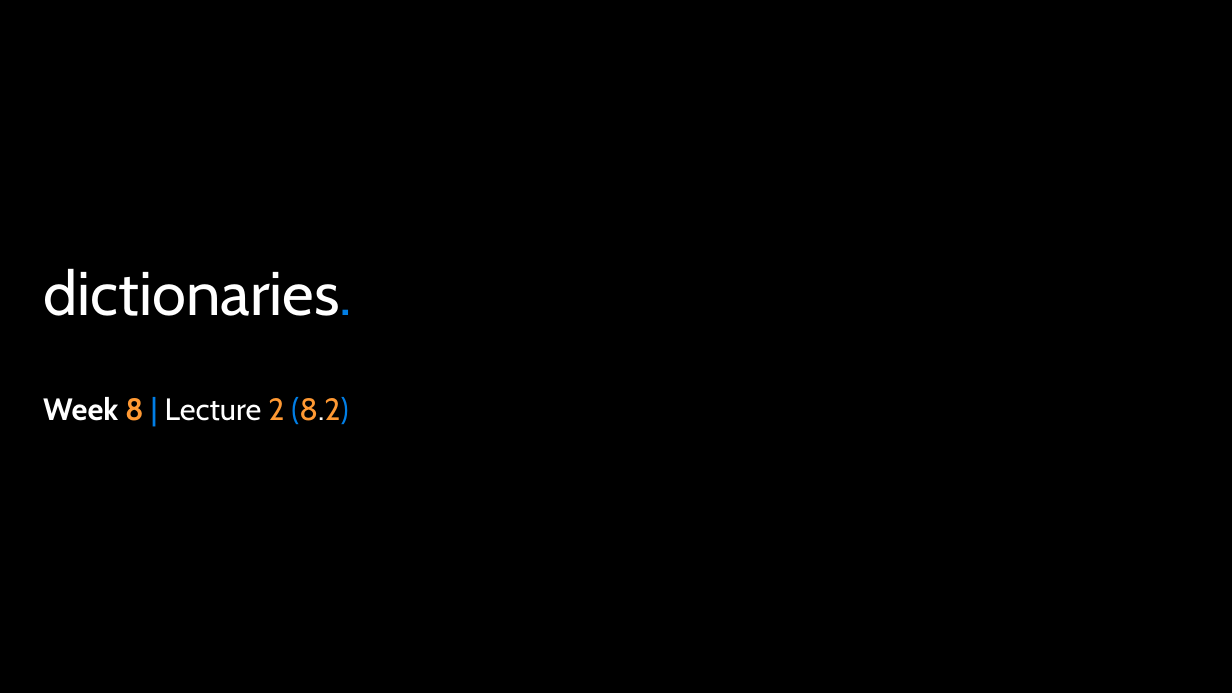
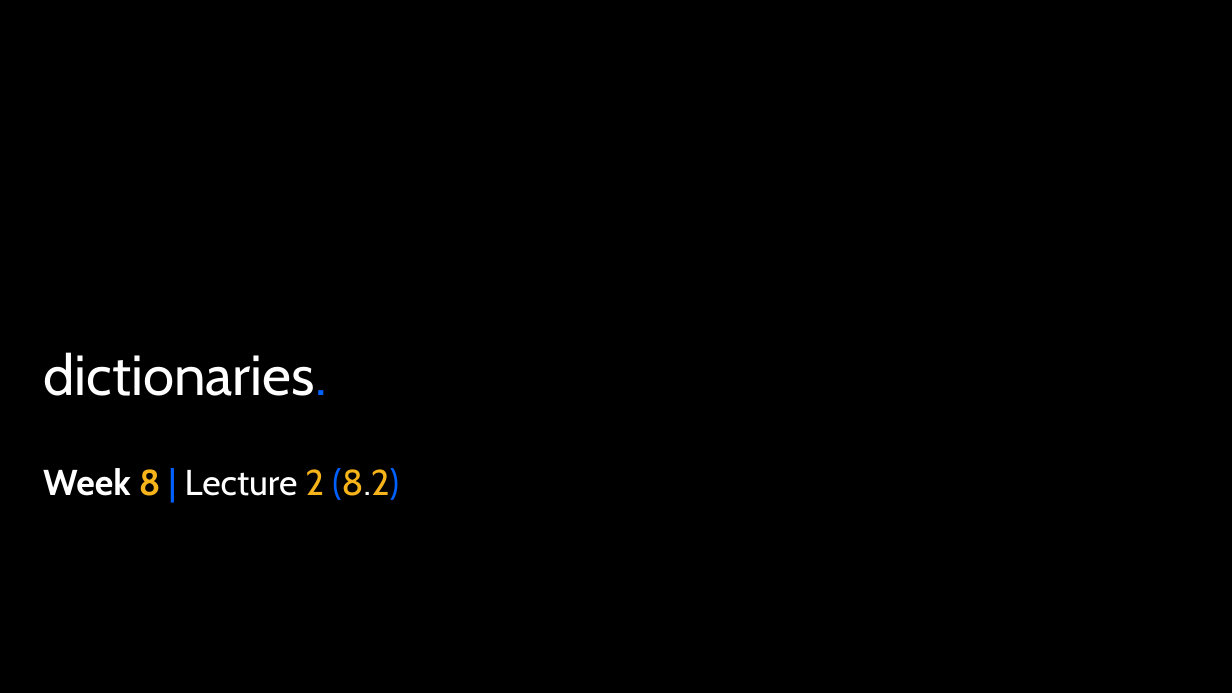
Before and after one commit to APS106/APS106-winter-2024-kinsella-goodfellow, a slide deck: slide 1 of lectures/week8/lecture2/slides/week8_lecture2.pptx. Drawn at 1232x693 pixels with LibreOffice and Linux fonts; fonts in the diff are those of the drawing; background and template pictures are left out. Boxes give left, top, right and bottom in pixels: in the first picture for what was removed or moved away, otherwise in the second. Text is boxed around its words. In the diff, an @@ line names an element or a change of style, - is before the commit and + after.

Commit message:
- Week 8.2 content

```diff
--- a/lectures/week8/lecture2/slides/week8_lecture2.pptx
+++ b/lectures/week8/lecture2/slides/week8_lecture2.pptx
@@ title "dictionaries.": place and size @@
-title "dictionaries." at [43, 268, 352, 316]
+title "dictionaries." at [43, 352, 327, 396]
@@ title "dictionaries." at [43, 352, 327, 396]: size 48 to 44 pt; text colour #017EE5 to #0061FF in "dictionaries."; vertical alignment bottom to middle @@
@@ subtitle "Week 8 | Lecture 2 ...": place and size @@
-subtitle "Week 8 | Lecture 2 ..." at [43, 397, 348, 425]
+subtitle "Week 8 | Lecture 2 ..." at [43, 468, 399, 500]
@@ subtitle "Week 8 | Lecture 2 ..." at [43, 468, 399, 500]: size 24 to 28 pt; text colour #FF9933 to #F7B41A in "8 2 (8.2)"; text colour #017EE5 to #0061FF in "| (8.2)" @@
```
Also in this commit, not shown: 16 other slides changed, 1 slide added, 6 other files.
